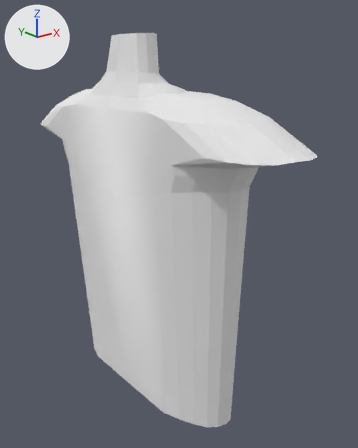
Two versions of the Blender file assets/models/head.blend, one commit apart.
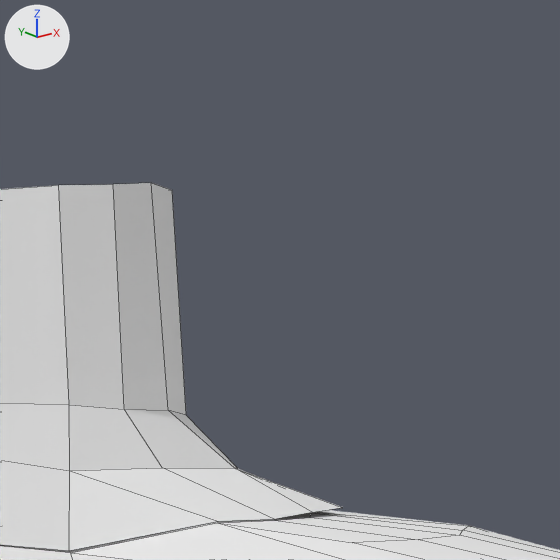
Each version is shown whole from a 50 mm lens placed at (-2.239, -3.236, 2.717), pointed at (0.207, -0.178, 1.494), then close up on the part from 35% to 63% of the width and 0% to 22% of the height. Every picture has the same lights, and +X, +Y and +Z are marked at upper left. The close-ups show mesh edges as thin lines.
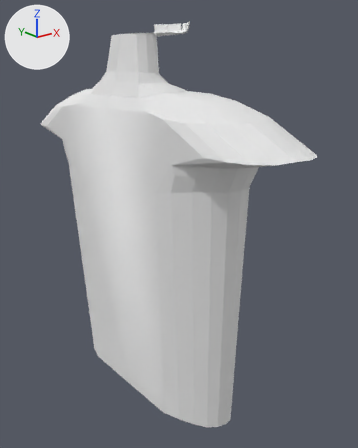
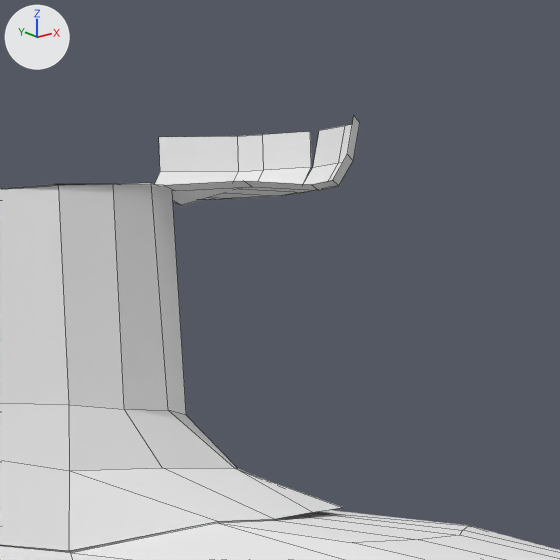
Location of each change, [x1, y1, x2, y2] in pixels of the close-ups (560 x 560 px):
'Plane.001', reshaped, moved, modifiers changed (not visible before): after [3, 116, 360, 205]

What the commit changed:
me_plane_001 is used by ob_plane_001; location (0.03, 0.045, 2.953); scale (0.05, 0.05, 0.1).
me_plane_001 had 4 vertices, 1 face and spanned x -1.0..0.76, y -1.08..1.34, z 0.0..0.04.
me_plane_001 now has 29 vertices, 19 faces and spans x -4.28..6.94, y -0.1..4.3, z -0.12..0.97.
me_plane_001 part 1: the whole mesh is rebuilt.
Object 'Plane.001' (ob_plane_001) moves from (0.03, 0.045, 2.953) to (0.022, -0.012, 2.955).
Object 'Plane.001' (ob_plane_001) gains a MIRROR modifier named 'Mirror'.
Modifier setting: use_axis = (False, True, False).
